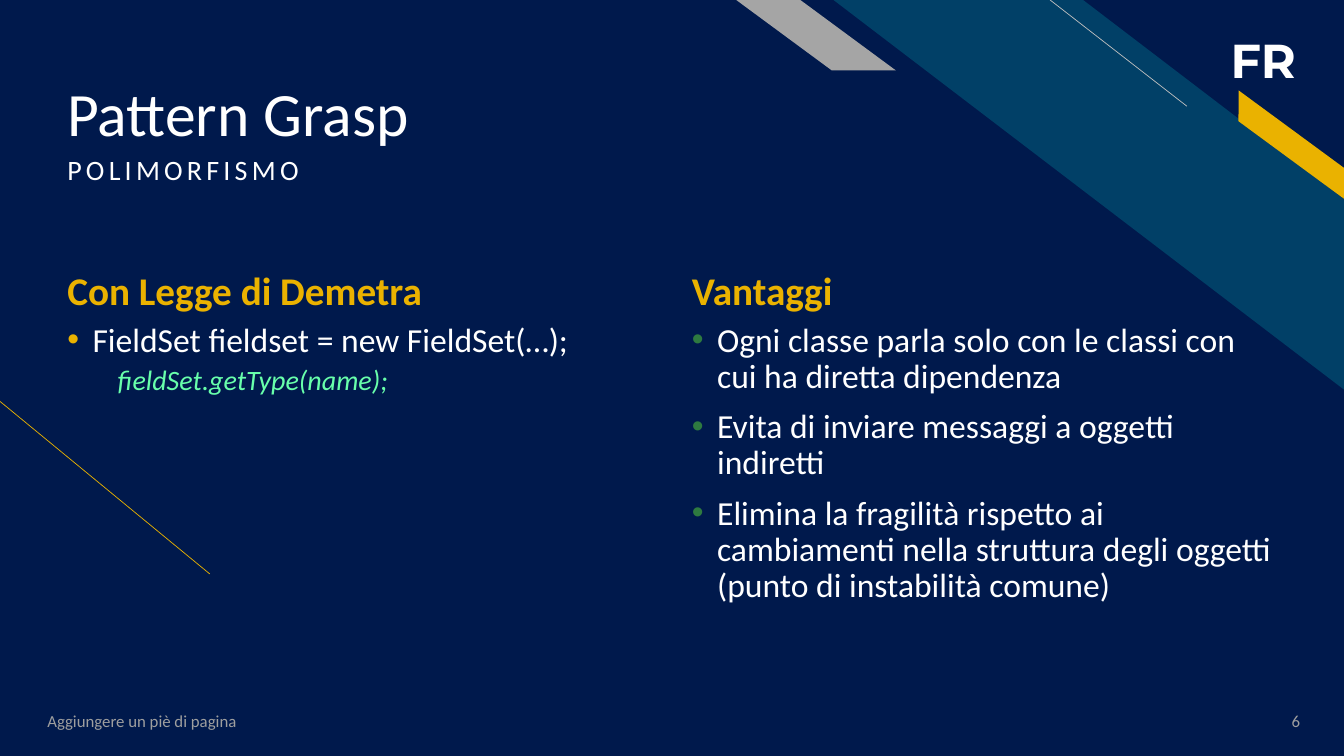
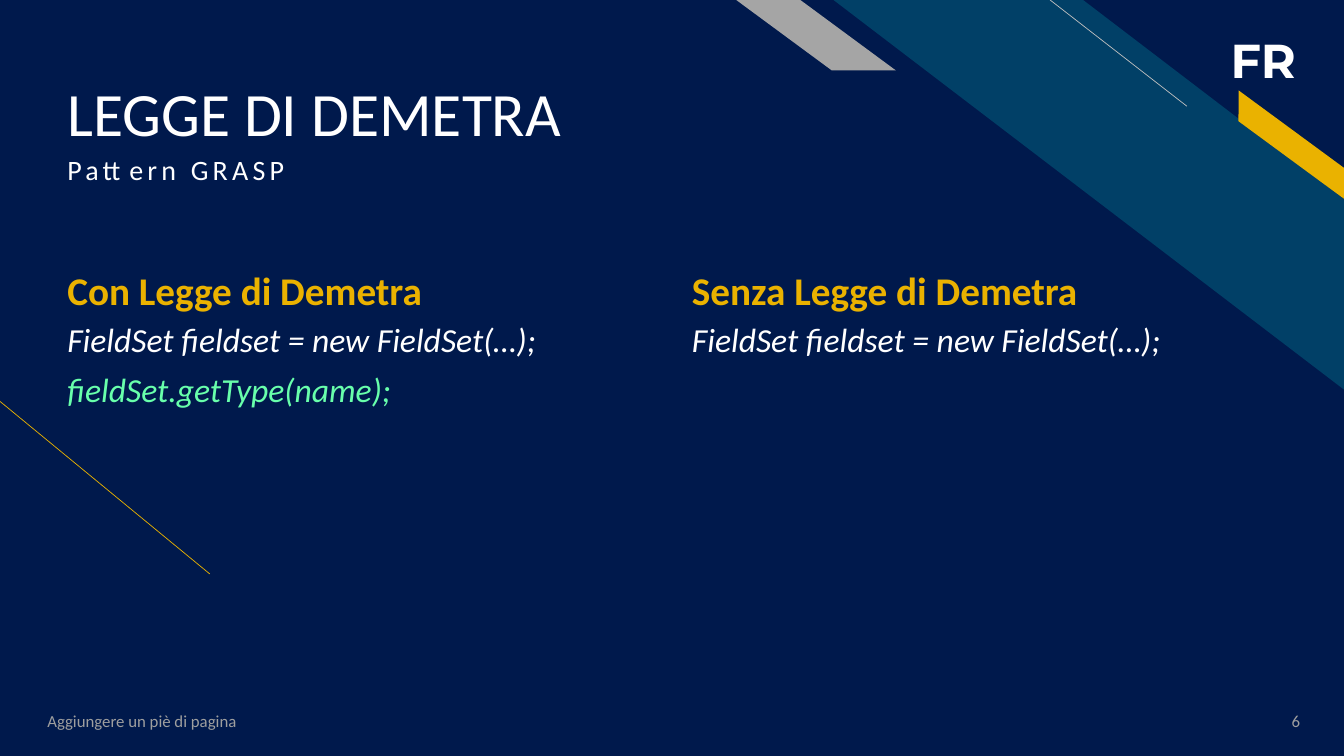
Before and after one commit to salvalai-matteo/EventBookDocumentation, a slide deck: slide 6 of Progetto Ingegneria SW.pptx. Drawn at 1344x756 pixels with LibreOffice and Linux fonts; fonts in the diff are those of the drawing. Boxes give left, top, right and bottom in pixels: in the first picture for what was removed or moved away, otherwise in the second. Text is boxed around its words. In the diff, an @@ line names an element or a change of style, - is before the commit and + after.

```diff
--- a/Progetto Ingegneria SW.pptx
+++ b/Progetto Ingegneria SW.pptx
@@ title at (67,96,561,137): text changed @@
-Pattern Grasp
+LEGGE DI DEMETRA
@@ text at (67,161,298,181): text changed @@
-POLIMORFISMO
+Pattern GRASP
@@ text at (692,277,1078,312): text changed @@
-Vantaggi
+Senza Legge di Demetra
@@ text "FieldSet fieldset = new FieldSet(…);" at (67,327,536,408): italic on in "FieldSet fieldset = new FieldSet(…);"; size 20 to 24 pt in "fieldSet.getType(name);"; bullet • to none; list level 2 to 1 in "fieldSet.getType(name);" @@
@@ text at (692,327,1160,357): text changed; italic on @@
-• Ogni classe parla solo con le classi con cui ha diretta dipendenza
-• Evita di inviare messaggi a oggetti indiretti
-• Elimina la fragilità rispetto ai cambiamenti nella struttura degli oggetti (punto di instabilità comune)
+FieldSet fieldset = new FieldSet(…);
```
Also in this commit, not shown: 4 other slides changed, 2 slides added, 1 slide removed.
